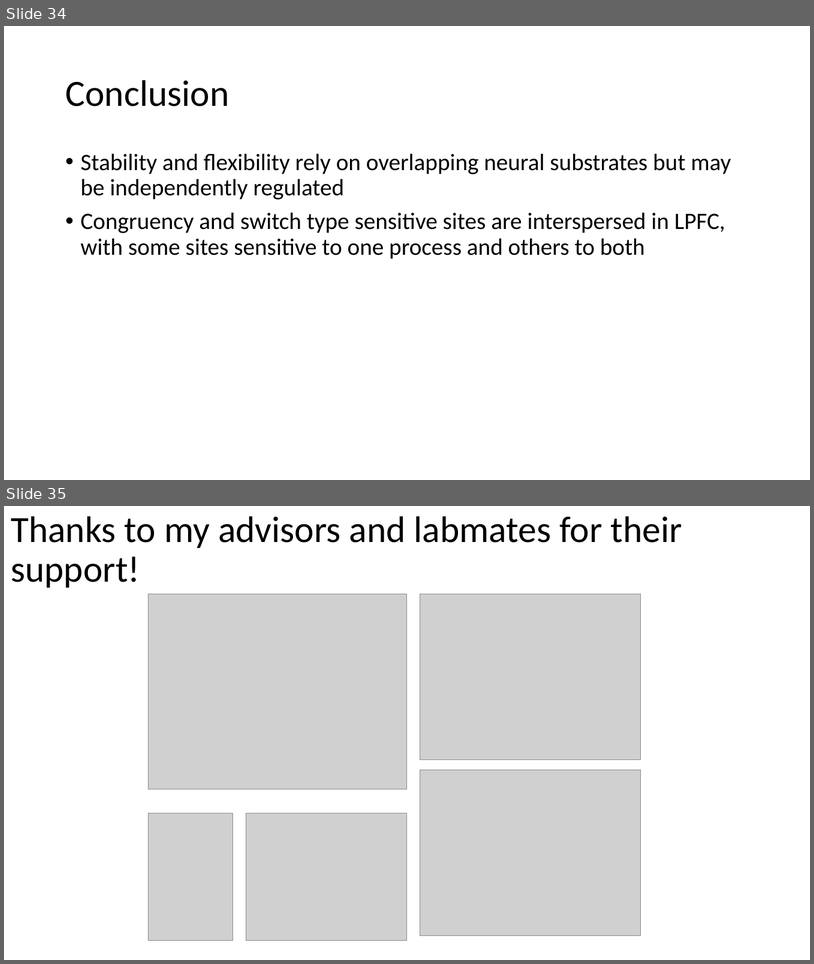
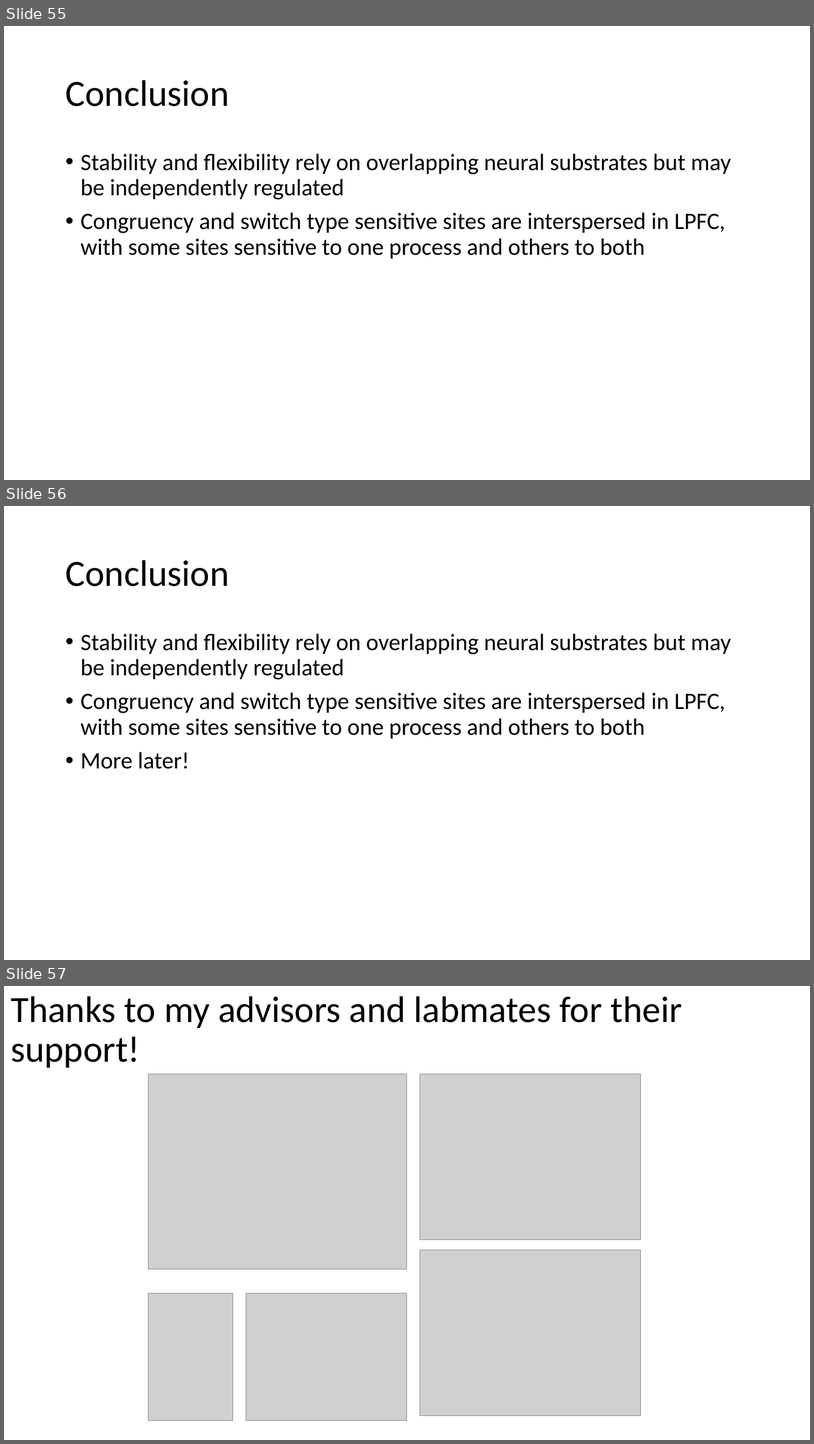
Before and after one commit to jimzhang629/third_year_talk, a slide deck: thirdYearTalk_JZ1.pptx. Shown one above the other, each under a label of ours: slides 34 and 35 before the commit, slides 55, 56 and 57 after it. The pictures are 814x964 and 814x1444 pixels, drawn with LibreOffice and Linux fonts; fonts in the diff are those of the drawing; grey boxes stand for pictures. Boxes give left, top, right and bottom in pixels: in the first picture for what was removed or moved away, otherwise in the second. Text is boxed around its words. In the diff, an @@ line names an element or a change of style, - is before the commit and + after.

```diff
--- a/thirdYearTalk_JZ1.pptx
+++ b/thirdYearTalk_JZ1.pptx
@@ slide 56 added at (4,506,810,960), background #FFFFFF @@
@@ title added at (65,560,229,586), 44 pt, text #000000 @@
+Conclusion
@@ text added at (81,633,731,769), 28 pt, text #000000 @@
+• Stability and flexibility rely on overlapping neural substrates but may be independently regulated
+• Congruency and switch type sensitive sites are interspersed in LPFC, with some sites sensitive to one process and others to both
+• More later!
@@ what was slide 34 is now slide 55 @@
@@ what was slide 35 is now slide 57 @@
```
Also in this commit, not shown: 15 slides changed, 21 other slides added, 1 slide removed.
